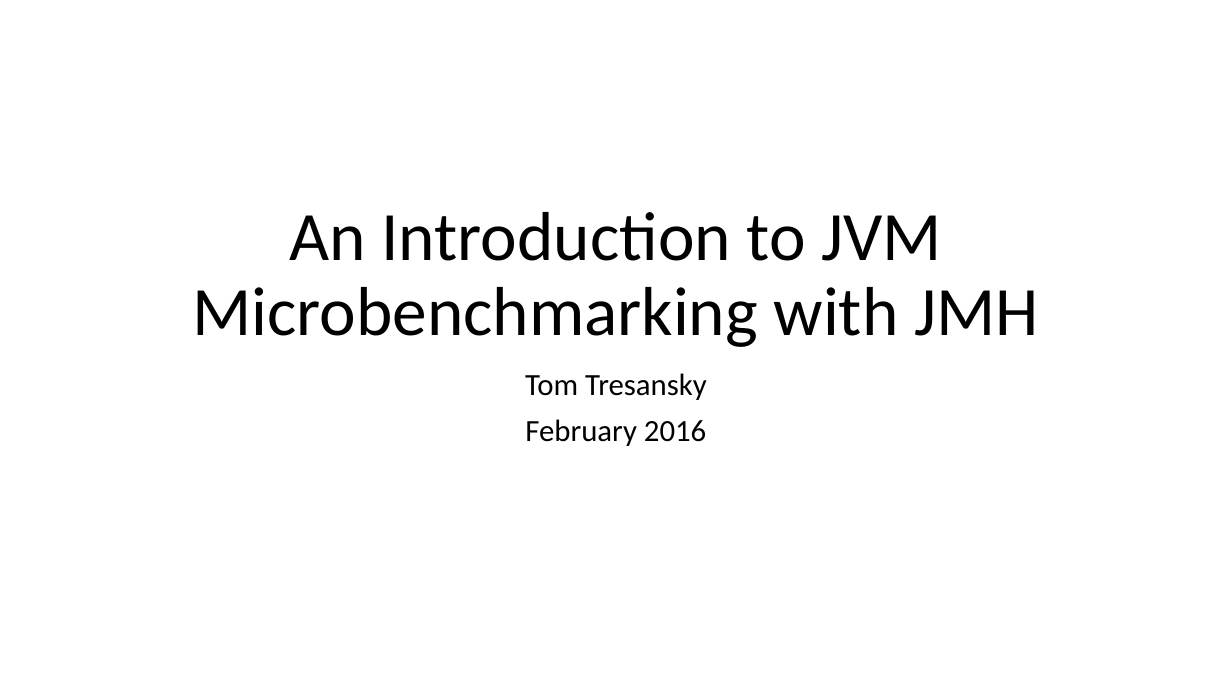
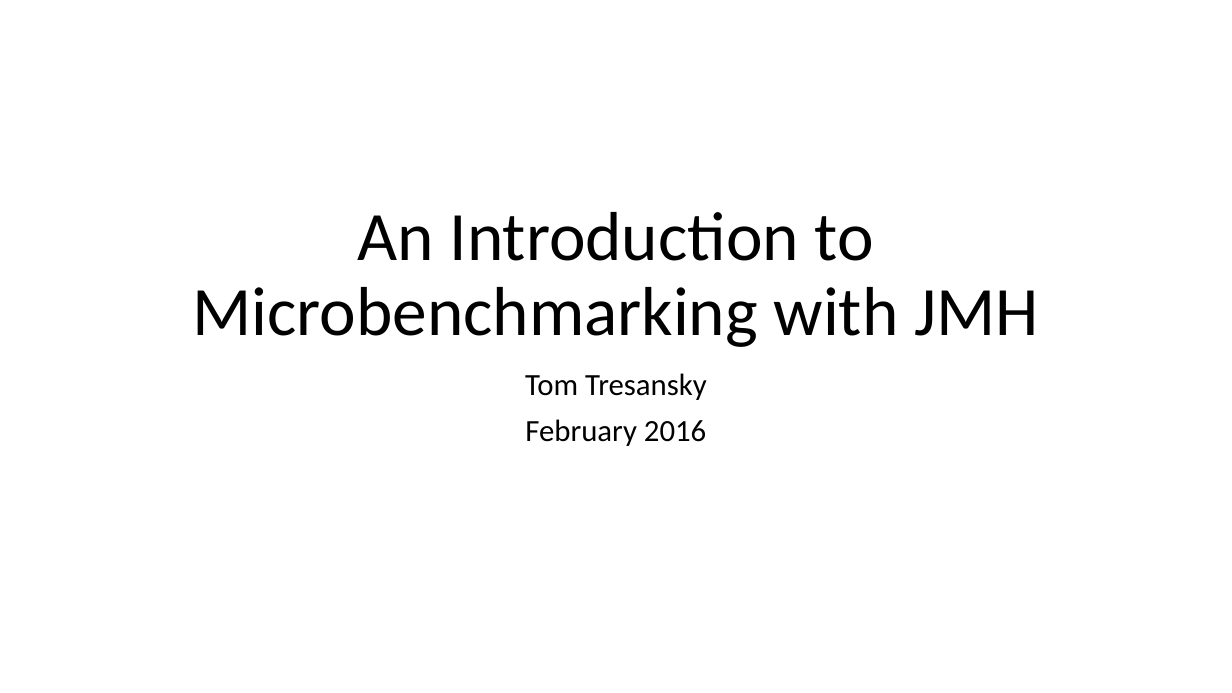
Before and after one commit to tresat/JMH-Presentation, a slide deck: slide 1 of doc/slides.pptx. Drawn at 1232x693 pixels with LibreOffice and Linux fonts; fonts in the diff are those of the drawing. Boxes give left, top, right and bottom in pixels: in the first picture for what was removed or moved away, otherwise in the second. Text is boxed around its words. In the diff, an @@ line names an element or a change of style, - is before the commit and + after.

```diff
--- a/doc/slides.pptx
+++ b/doc/slides.pptx
@@ title at box(192, 212, 1038, 347): text changed @@
-An Introduction to JVM Microbenchmarking with JMH
+An Introduction to Microbenchmarking with JMH
```
Also in this commit, not shown: 2 other slides changed, 8 slides added, 6 other files.
